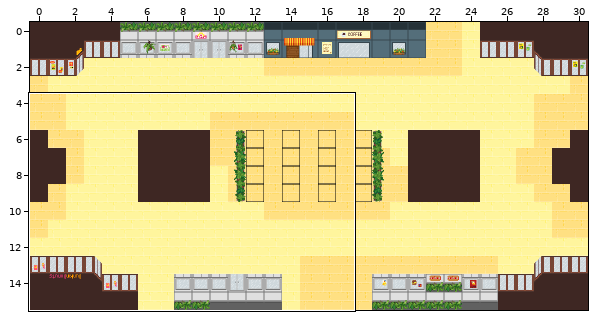
Tiled map -- public/assets/tilemap/cle4-map.tmx. Above, an overview of the earlier version with the close-up marked.
Close-up. First the earlier version:
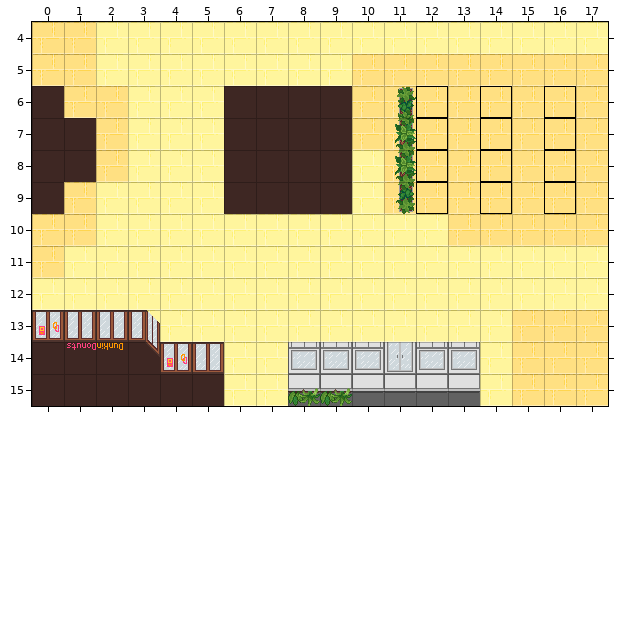
Cells are 32x32 px. Shown: x 0..17, y 4..15. The commit also changed other parts of the map, which this record leaves out.
The result:
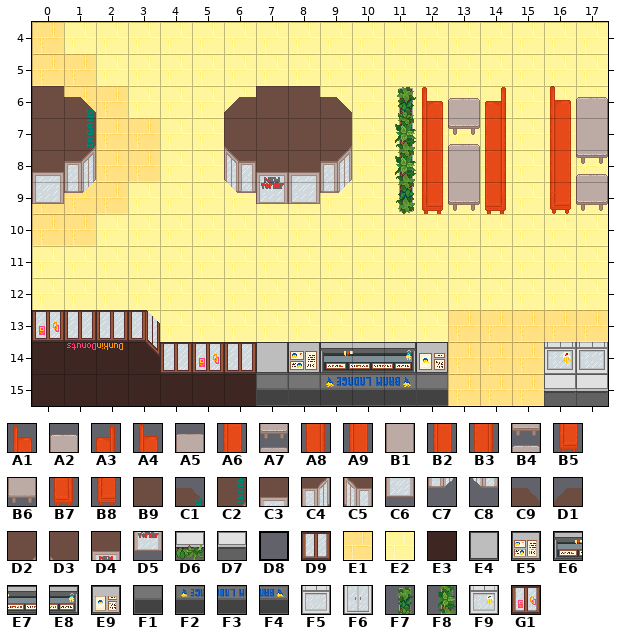
Key: from "bankenTafels": A1 0, A2 1, A3 2, A4 3, A5 4, A6 8, A7 9, A8 10, A9 11, B1 12, B2 16, B3 18, B4 20, B5 24, B6 25, B7 26, B8 27; from "ingang-metro-pixilart": B9 0, C1 1, C2 6, C3 10, C4 11, C5 13, C6 15, C7 16, C8 18; from "nonPlayableStores": C9 1, D1 3, D2 9, D3 11, D4 21, D5 29; from "pixil-frame-0 (7)": D6 10, D7 11, D8 34, D9 50, E1 52, E2 53, E3 58; from "pixilart-drawing (7)": E4 0, E5 1, E6 2, E7 3, E8 4, E9 5, F1 6, F2 8, F3 9, F4 10; from "tilemap-pixilart (5)": F5 2, F6 3, F7 6, F8 14, F9 18, G1 44.
__ is an empty cell, ## one hidden under a higher layer.
The edit:
{"where": "layer \"Tile Layer 1\""}
{"y":4,"x":1,"old":"E1","new":"E2"}
{"y":5,"x":10,"old":"E1 E1 E1 E1 E1 E1 E1 E1","new":"E2 E2 E2 E2 E2 E2 E2 E2"}
{"y":6,"x":9,"old":"## E1 E1 E1 E1 E1 E1 E1 E1","new":"E2 E2 E2 E2 E2 E2 E2 E2 E2"}
{"y":7,"x":3,"old":"E2","new":"E1"}
{"y":7,"x":10,"old":"E1 E1 E1 E1 E1 E1 E1 E1","new":"E2 E2 E2 E2 E2 E2 E2 ##"}
{"y":8,"x":1,"old":"##","new":"E2"}
{"y":8,"x":3,"old":"E2","new":"E1"}
{"y":8,"x":11,"old":"E1 E1 E1 E1 E1 E1 E1","new":"E2 E2 ## E2 E2 E2 E2"}
{"y":9,"x":2,"old":"E2","new":"E1"}
{"y":9,"x":11,"old":"E1 E1 E1 E1 E1 E1 E1","new":"E2 E2 E2 E2 E2 E2 E2"}
{"y":10,"x":13,"old":"E1 E1 E1 E1 E1","new":"E2 E2 E2 E2 E2"}
{"y":11,"x":0,"old":"E1","new":"E2"}
{"y":13,"x":13,"old":"## E2","new":"E1 E1"}
{"y":14,"x":13,"old":"## E2","new":"E1 E1"}
{"y":14,"x":16,"old":"E1 E1","new":"## ##"}
{"y":15,"x":8,"old":"D6 D6 D7 D7 D7 D7 __","new":"## ## ## ## ## E1 E1"}
{"where": "layer \"Tile Layer 2\""}
{"y":6,"x":0,"old":"E3 __","new":"B9 C1"}
{"y":6,"x":6,"old":"E3 E3 E3 E3","new":"D1 B9 B9 C9"}
{"y":6,"x":12,"old":"D8 __ D8","new":"A1 A2 A3"}
{"y":6,"x":16,"old":"D8 __","new":"A4 A5"}
{"y":7,"x":0,"old":"E3 E3","new":"B9 C2"}
{"y":7,"x":6,"old":"E3 E3 E3 E3","new":"D3 B9 B9 D2"}
{"y":7,"x":12,"old":"D8 __ D8","new":"A6 A7 A8"}
{"y":7,"x":16,"old":"D8 __","new":"A9 B1"}
{"y":8,"x":0,"old":"E3 E3","new":"C3 C4"}
{"y":8,"x":6,"old":"E3 E3 E3 E3","new":"C5 D4 C3 C4"}
{"y":8,"x":12,"old":"D8 __ D8","new":"B2 B1 B3"}
{"y":8,"x":16,"old":"D8 __","new":"A9 B4"}
{"y":9,"x":0,"old":"E3 __","new":"C6 C7"}
{"y":9,"x":6,"old":"E3 E3 E3 E3","new":"C8 D5 C6 C7"}
{"y":9,"x":12,"old":"D8 __ D8","new":"B5 B6 B7"}
{"y":9,"x":16,"old":"D8 __","new":"B8 B6"}
{"y":13,"x":13,"old":"E2","new":"__"}
{"y":14,"x":4,"old":"G1 D9 __","new":"D9 G1 D9"}
{"y":14,"x":8,"old":"F5 F5 F5 F6 F5 F5","new":"__ __ __ __ __ __"}
{"y":14,"x":16,"old":"__ __","new":"F9 F5"}
{"y":15,"x":6,"old":"E2 E2","new":"E3 __"}
{"y":15,"x":14,"old":"E2","new":"__"}
{"y":15,"x":16,"old":"E1 E1","new":"D7 D7"}
{"where": "layer \"Tile Layer 3\""}
{"y":6,"x":11,"old":"F7","new":"__"}
{"y":7,"x":11,"old":"F8","new":"__"}
{"y":14,"x":7,"old":"__ __ __ __ __ __","new":"E4 E5 E6 E7 E8 E9"}
{"y":15,"x":7,"old":"__ __ __ __ __ __","new":"F1 F1 F2 F3 F4 F1"}
{"label":"changed","picture_box":[64,22,96,54]}
{"label":"changed","picture_box":[224,54,608,246]}
{"label":"changed","picture_box":[32,86,160,214]}
{"label":"changed","picture_box":[32,246,64,278]}
{"label":"changed","picture_box":[167,310,512,406]}
{"label":"changed","picture_box":[544,342,608,406]}
